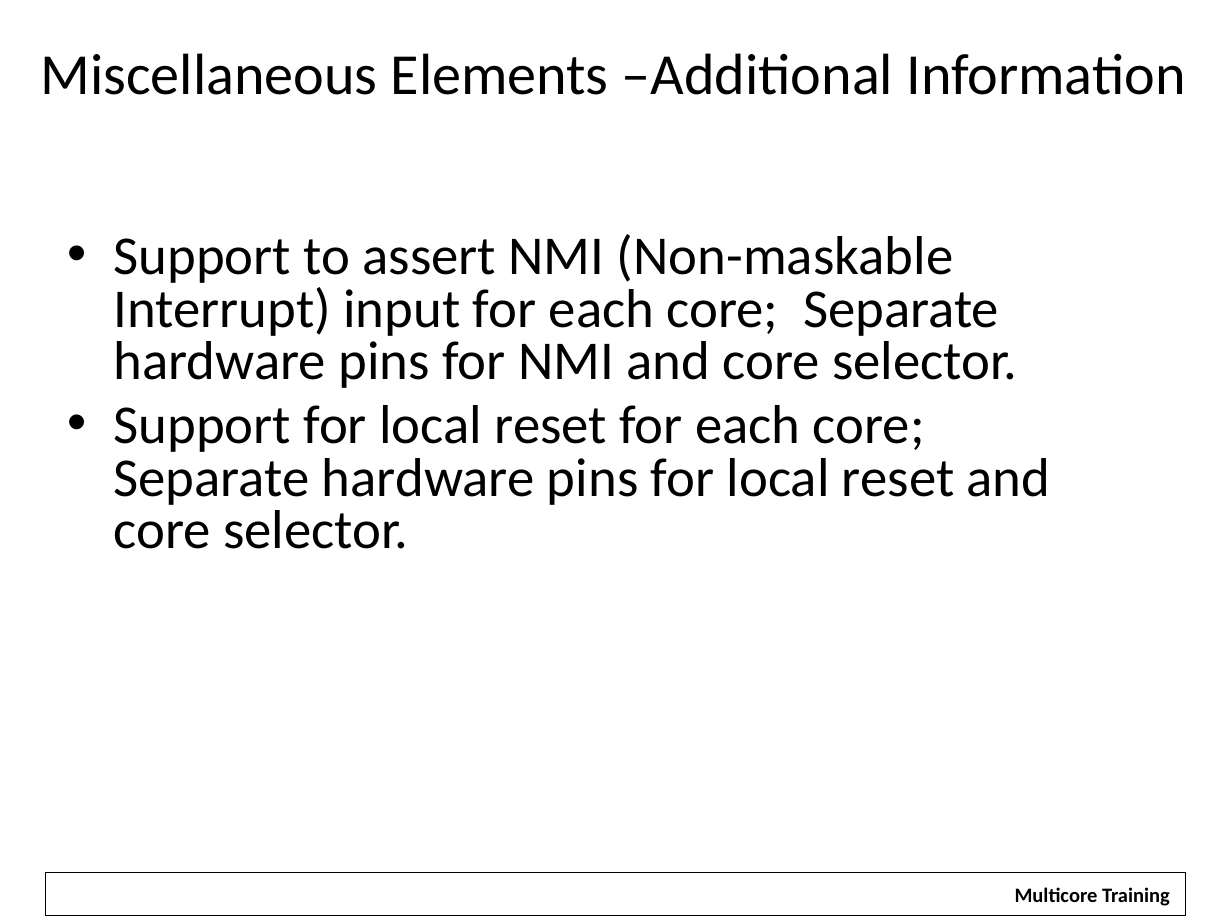
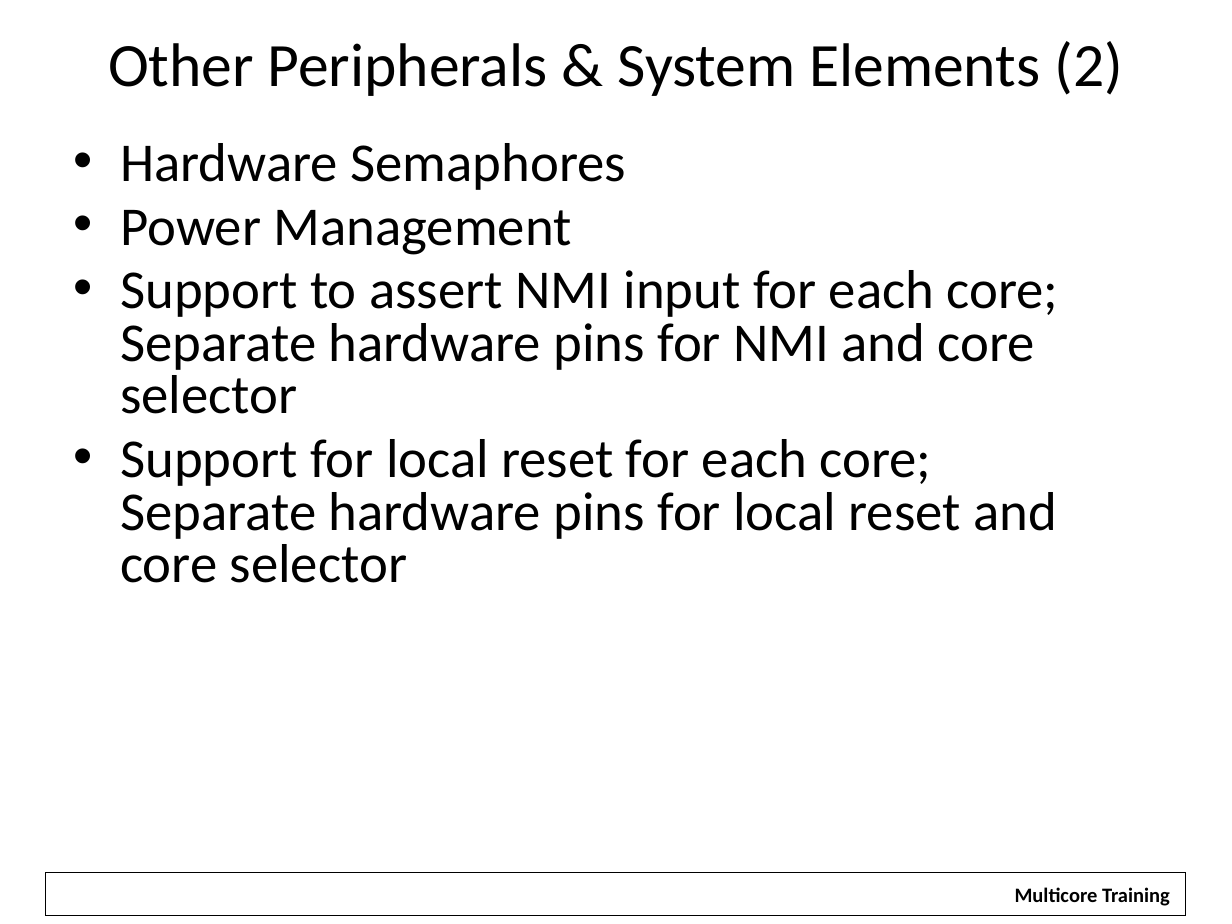
Before and after one commit to hari1989/keystone-workshop, a slide deck: slide 41 of slides/KeyStone Overview.pptx (slide 42 before the commit). Drawn at 1232x924 pixels with LibreOffice and Linux fonts; fonts in the diff are those of the drawing; background and template pictures are left out. Boxes give left, top, right and bottom in pixels: in the first picture for what was removed or moved away, otherwise in the second. Text is boxed around its words. In the diff, an @@ line names an element or a change of style, - is before the commit and + after.

```diff
--- a/slides/KeyStone Overview.pptx
+++ b/slides/KeyStone Overview.pptx
@@ title at (108, 41, 1122, 96): text changed; size 34 to 36 pt @@
-Miscellaneous Elements –Additional Information
+Other Peripherals & System Elements (2)
@@ text at (120, 143, 1059, 583): text changed @@
-• Support to assert NMI (Non-maskable Interrupt) input for each core; Separate hardware pins for NMI and core selector.
-• Support for local reset for each core;
-  Separate hardware pins for local reset and core selector.
+• Hardware Semaphores
+• Power Management
+• Support to assert NMI input for each core; Separate hardware pins for NMI and core selector
+• Support for local reset for each core;
+  Separate hardware pins for local reset and core selector
```
Also in this commit, not shown: 26 other slides changed, 33 slides added, 18 slides removed, 1 other file.
